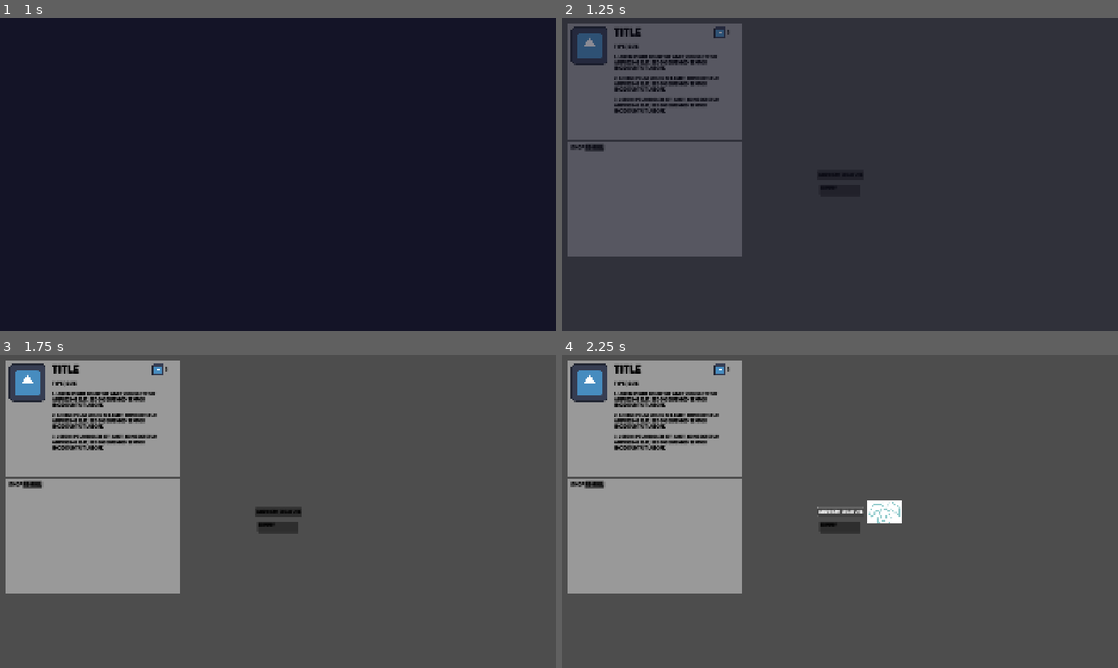
Above: before the commit, frames 1-4 (two rows, left to right).
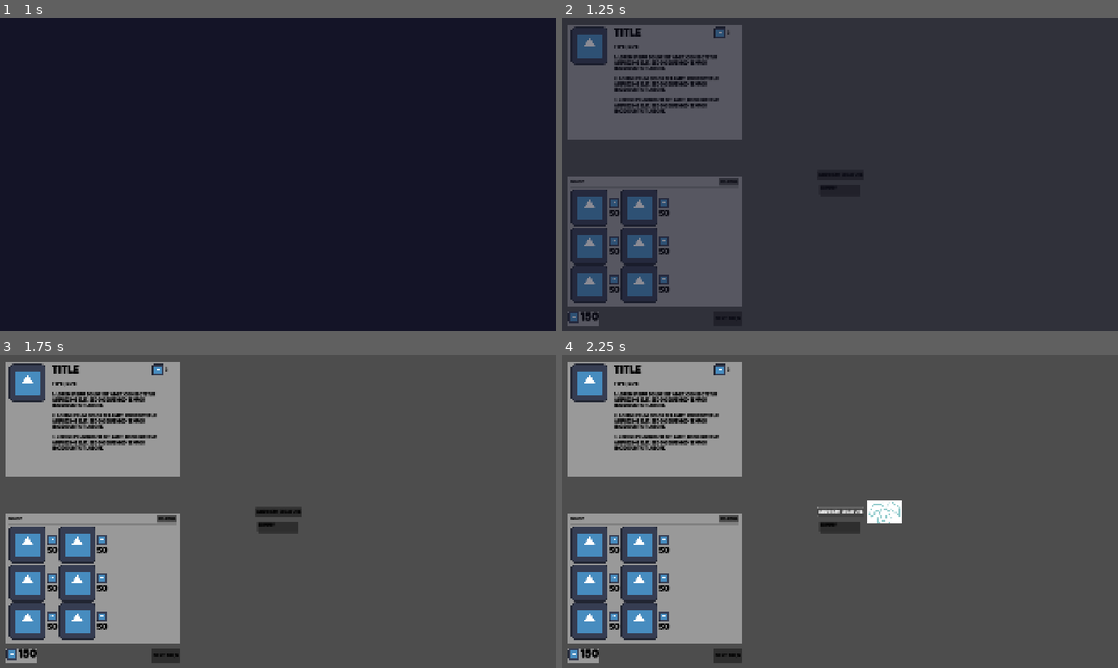
Above: after the commit, the same moments.

Repository: elliotfontaine/gmtk-2025-submission
Game: Godot game, scene res://main.tscn
Two runs of this game, one before a commit and one after it. Both use one fixed random seed, a clock stepped at 60 frames per second and the inputs below. The engine's default icon, where the game draws it, is replaced by a stand-in: a white triangle on a blue panel in a dark square.
Inputs:
- Up to frame 1 (1 s): click "play." at 0.5 s
- Up to frame 2 (1.25 s): no input
- Up to frame 3 (1.75 s): click "RE-ROLL" at 1.25 s
- Up to frame 4 (2.25 s): click "add new creature" at 2 s

Frame 1 is identical in both runs. In frame 2, 11% of the frame differs, in the area x 1-33%, y 1-99%; in frame 3, 12%; in frame 4, 12%.

Commit message:
feat: improve shop panel

Diff:
--- a/game/ui/creature_card_panel.tscn
+++ b/game/ui/creature_card_panel.tscn
@@ -19,7 +19,7 @@
 layout_mode = 2
 theme_override_constants/separation = 20
 
-[node name="Sprite" type="TextureRect" parent="MarginContainer/HBoxContainer"]
+[node name="CreatureSprite" type="TextureRect" parent="MarginContainer/HBoxContainer"]
 layout_mode = 2
 texture = ExtResource("1_ptfb3")
 stretch_mode = 2
--- a/game/ui/shop_panel.tscn
+++ b/game/ui/shop_panel.tscn
@@ -1,4 +1,8 @@
-[gd_scene format=3 uid="uid://d288g7tvym65q"]
+[gd_scene load_steps=3 format=3 uid="uid://d288g7tvym65q"]
+
+[ext_resource type="Texture2D" uid="uid://bps01wgl8tq26" path="res://assets/godot.svg" id="1_wxg4i"]
+
+[sub_resource type="StyleBoxEmpty" id="StyleBoxEmpty_wxg4i"]
 
 [node name="ShopPanel" type="PanelContainer"]
 custom_minimum_size = Vector2(600, 400)
@@ -21,10 +25,156 @@
 layout_mode = 2
 text = "Shop"
 
+[node name="NegativeSpace" type="Panel" parent="MarginContainer/VBoxContainer/Header"]
+layout_mode = 2
+size_flags_horizontal = 3
+theme_override_styles/panel = SubResource("StyleBoxEmpty_wxg4i")
+
 [node name="Button" type="Button" parent="MarginContainer/VBoxContainer/Header"]
 layout_mode = 2
 text = "RE-ROLL"
 
+[node name="HSeparator" type="HSeparator" parent="MarginContainer/VBoxContainer"]
+layout_mode = 2
+
 [node name="GridContainer" type="GridContainer" parent="MarginContainer/VBoxContainer"]
 layout_mode = 2
 columns = 2
+
+[node name="ShopItem" type="HBoxContainer" parent="MarginContainer/VBoxContainer/GridContainer"]
+layout_mode = 2
+
+[node name="CreatureSprite" type="TextureRect" parent="MarginContainer/VBoxContainer/GridContainer/ShopItem"]
+layout_mode = 2
+texture = ExtResource("1_wxg4i")
+
+[node name="VBoxContainer" type="VBoxContainer" parent="MarginContainer/VBoxContainer/GridContainer/ShopItem"]
+layout_mode = 2
+alignment = 1
+
+[node name="CurrencyTexture" type="TextureRect" parent="MarginContainer/VBoxContainer/GridContainer/ShopItem/VBoxContainer"]
+layout_mode = 2
+texture = ExtResource("1_wxg4i")
+expand_mode = 5
+
+[node name="Price" type="Label" parent="MarginContainer/VBoxContainer/GridContainer/ShopItem/VBoxContainer"]
+layout_mode = 2
+size_flags_horizontal = 4
+theme_override_font_sizes/font_size = 30
+text = "50"
+horizontal_alignment = 1
+
+[node name="ShopItem2" type="HBoxContainer" parent="MarginContainer/VBoxContainer/GridContainer"]
+layout_mode = 2
+
+[node name="CreatureSprite" type="TextureRect" parent="MarginContainer/VBoxContainer/GridContainer/ShopItem2"]
+layout_mode = 2
+texture = ExtResource("1_wxg4i")
+
+[node name="VBoxContainer" type="VBoxContainer" parent="MarginContainer/VBoxContainer/GridContainer/ShopItem2"]
+layout_mode = 2
+alignment = 1
+
+[node name="CurrencyTexture" type="TextureRect" parent="MarginContainer/VBoxContainer/GridContainer/ShopItem2/VBoxContainer"]
+layout_mode = 2
+texture = ExtResource("1_wxg4i")
+expand_mode = 5
+
+[node name="Price" type="Label" parent="MarginContainer/VBoxContainer/GridContainer/ShopItem2/VBoxContainer"]
+layout_mode = 2
+size_flags_horizontal = 4
+theme_override_font_sizes/font_size = 30
+text = "50"
+horizontal_alignment = 1
+
+[node name="ShopItem3" type="HBoxContainer" parent="MarginContainer/VBoxContainer/GridContainer"]
+layout_mode = 2
+
+[node name="CreatureSprite" type="TextureRect" parent="MarginContainer/VBoxContainer/GridContainer/ShopItem3"]
+layout_mode = 2
+texture = ExtResource("1_wxg4i")
+
+[node name="VBoxContainer" type="VBoxContainer" parent="MarginContainer/VBoxContainer/GridContainer/ShopItem3"]
+layout_mode = 2
+alignment = 1
+
+[node name="CurrencyTexture" type="TextureRect" parent="MarginContainer/VBoxContainer/GridContainer/ShopItem3/VBoxContainer"]
+layout_mode = 2
+texture = ExtResource("1_wxg4i")
+expand_mode = 5
+
+[node name="Price" type="Label" parent="MarginContainer/VBoxContainer/GridContainer/ShopItem3/VBoxContainer"]
+layout_mode = 2
+size_flags_horizontal = 4
+theme_override_font_sizes/font_size = 30
+text = "50"
+horizontal_alignment = 1
+
+[node name="ShopItem4" type="HBoxContainer" parent="MarginContainer/VBoxContainer/GridContainer"]
+layout_mode = 2
+
+[node name="CreatureSprite" type="TextureRect" parent="MarginContainer/VBoxContainer/GridContainer/ShopItem4"]
+layout_mode = 2
+texture = ExtResource("1_wxg4i")
+
+[node name="VBoxContainer" type="VBoxContainer" parent="MarginContainer/VBoxContainer/GridContainer/ShopItem4"]
+layout_mode = 2
+alignment = 1
+
+[node name="CurrencyTexture" type="TextureRect" parent="MarginContainer/VBoxContainer/GridContainer/ShopItem4/VBoxContainer"]
+layout_mode = 2
+texture = ExtResource("1_wxg4i")
+expand_mode = 5
+
+[node name="Price" type="Label" parent="MarginContainer/VBoxContainer/GridContainer/ShopItem4/VBoxContainer"]
+layout_mode = 2
+size_flags_horizontal = 4
+theme_override_font_sizes/font_size = 30
+text = "50"
+horizontal_alignment = 1
+
+[node name="ShopItem5" type="HBoxContainer" parent="MarginContainer/VBoxContainer/GridContainer"]
+layout_mode = 2
+
+[node name="CreatureSprite" type="TextureRect" parent="MarginContainer/VBoxContainer/GridContainer/ShopItem5"]
+layout_mode = 2
+texture = ExtResource("1_wxg4i")
+
+[node name="VBoxContainer" type="VBoxContainer" parent="MarginContainer/VBoxContainer/GridContainer/ShopItem5"]
+layout_mode = 2
+alignment = 1
+
+[node name="CurrencyTexture" type="TextureRect" parent="MarginContainer/VBoxContainer/GridContainer/ShopItem5/VBoxContainer"]
+layout_mode = 2
+texture = ExtResource("1_wxg4i")
+expand_mode = 5
+
+[node name="Price" type="Label" parent="MarginContainer/VBoxContainer/GridContainer/ShopItem5/VBoxContainer"]
+layout_mode = 2
+size_flags_horizontal = 4
+theme_override_font_sizes/font_size = 30
+text = "50"
+horizontal_alignment = 1
+
+[node name="ShopItem6" type="HBoxContainer" parent="MarginContainer/VBoxContainer/GridContainer"]
+layout_mode = 2
+
+[node name="CreatureSprite" type="TextureRect" parent="MarginContainer/VBoxContainer/GridContainer/ShopItem6"]
+layout_mode = 2
+texture = ExtResource("1_wxg4i")
+
+[node name="VBoxContainer" type="VBoxContainer" parent="MarginContainer/VBoxContainer/GridContainer/ShopItem6"]
+layout_mode = 2
+alignment = 1
+
+[node name="CurrencyTexture" type="TextureRect" parent="MarginContainer/VBoxContainer/GridContainer/ShopItem6/VBoxContainer"]
+layout_mode = 2
+texture = ExtResource("1_wxg4i")
+expand_mode = 5
+
+[node name="Price" type="Label" parent="MarginContainer/VBoxContainer/GridContainer/ShopItem6/VBoxContainer"]
+layout_mode = 2
+size_flags_horizontal = 4
+theme_override_font_sizes/font_size = 30
+text = "50"
+horizontal_alignment = 1
--- a/world.tscn
+++ b/world.tscn
@@ -1,8 +1,11 @@
-[gd_scene load_steps=4 format=3 uid="uid://tcckc601ceki"]
+[gd_scene load_steps=6 format=3 uid="uid://tcckc601ceki"]
 
 [ext_resource type="Script" uid="uid://bg8gi7qa4s4qq" path="res://world.gd" id="1_f3sb7"]
 [ext_resource type="PackedScene" uid="uid://bbetjgrjbsdi8" path="res://game/ui/creature_card_panel.tscn" id="2_tlwt5"]
 [ext_resource type="PackedScene" uid="uid://d288g7tvym65q" path="res://game/ui/shop_panel.tscn" id="3_aqk2v"]
+[ext_resource type="Texture2D" uid="uid://bps01wgl8tq26" path="res://assets/godot.svg" id="4_aqk2v"]
+
+[sub_resource type="StyleBoxEmpty" id="StyleBoxEmpty_tlwt5"]
 
 [node name="World" type="Node2D"]
 script = ExtResource("1_f3sb7")
@@ -36,8 +39,13 @@
 [node name="UI" type="CanvasLayer" parent="."]
 
 [node name="LeftSideUi" type="MarginContainer" parent="UI"]
+anchors_preset = 4
+anchor_top = 0.5
+anchor_bottom = 0.5
+offset_top = -539.0
 offset_right = 640.0
-offset_bottom = 440.0
+offset_bottom = 541.0
+grow_vertical = 2
 theme_override_constants/margin_left = 20
 theme_override_constants/margin_top = 20
 theme_override_constants/margin_right = 20
@@ -45,11 +53,53 @@
 
 [node name="HBoxContainer" type="VBoxContainer" parent="UI/LeftSideUi"]
 layout_mode = 2
+theme_override_constants/separation = 20
+alignment = 1
 
 [node name="CreatureCardPanel" parent="UI/LeftSideUi/HBoxContainer" instance=ExtResource("2_tlwt5")]
 layout_mode = 2
 
+[node name="NegativeSpace" type="Panel" parent="UI/LeftSideUi/HBoxContainer"]
+layout_mode = 2
+size_flags_vertical = 3
+size_flags_stretch_ratio = 10.0
+theme_override_styles/panel = SubResource("StyleBoxEmpty_tlwt5")
+
 [node name="ShopPanel" parent="UI/LeftSideUi/HBoxContainer" instance=ExtResource("3_aqk2v")]
 layout_mode = 2
 
+[node name="VBoxContainer" type="HBoxContainer" parent="UI/LeftSideUi/HBoxContainer"]
+layout_mode = 2
+
+[node name="CurrencyContainer" type="PanelContainer" parent="UI/LeftSideUi/HBoxContainer/VBoxContainer"]
+layout_mode = 2
+
+[node name="MarginContainer" type="MarginContainer" parent="UI/LeftSideUi/HBoxContainer/VBoxContainer/CurrencyContainer"]
+layout_mode = 2
+
+[node name="HBoxContainer" type="HBoxContainer" parent="UI/LeftSideUi/HBoxContainer/VBoxContainer/CurrencyContainer/MarginContainer"]
+layout_mode = 2
+
+[node name="TextureRect" type="TextureRect" parent="UI/LeftSideUi/HBoxContainer/VBoxContainer/CurrencyContainer/MarginContainer/HBoxContainer"]
+layout_mode = 2
+texture = ExtResource("4_aqk2v")
+expand_mode = 3
+
+[node name="Count" type="Label" parent="UI/LeftSideUi/HBoxContainer/VBoxContainer/CurrencyContainer/MarginContainer/HBoxContainer"]
+layout_mode = 2
+theme_override_font_sizes/font_size = 40
+text = "150"
+vertical_alignment = 1
+
+[node name="NegativeSpace" type="Panel" parent="UI/LeftSideUi/HBoxContainer/VBoxContainer"]
+layout_mode = 2
+size_flags_horizontal = 3
+size_flags_vertical = 3
+size_flags_stretch_ratio = 10.0
+theme_override_styles/panel = SubResource("StyleBoxEmpty_tlwt5")
+
+[node name="NextTurnButton" type="Button" parent="UI/LeftSideUi/HBoxContainer/VBoxContainer"]
+layout_mode = 2
+text = "Next Tur,n"
+
 [connection signal="pressed" from="ButtonAdd" to="." method="_on_button_add_pressed"]
